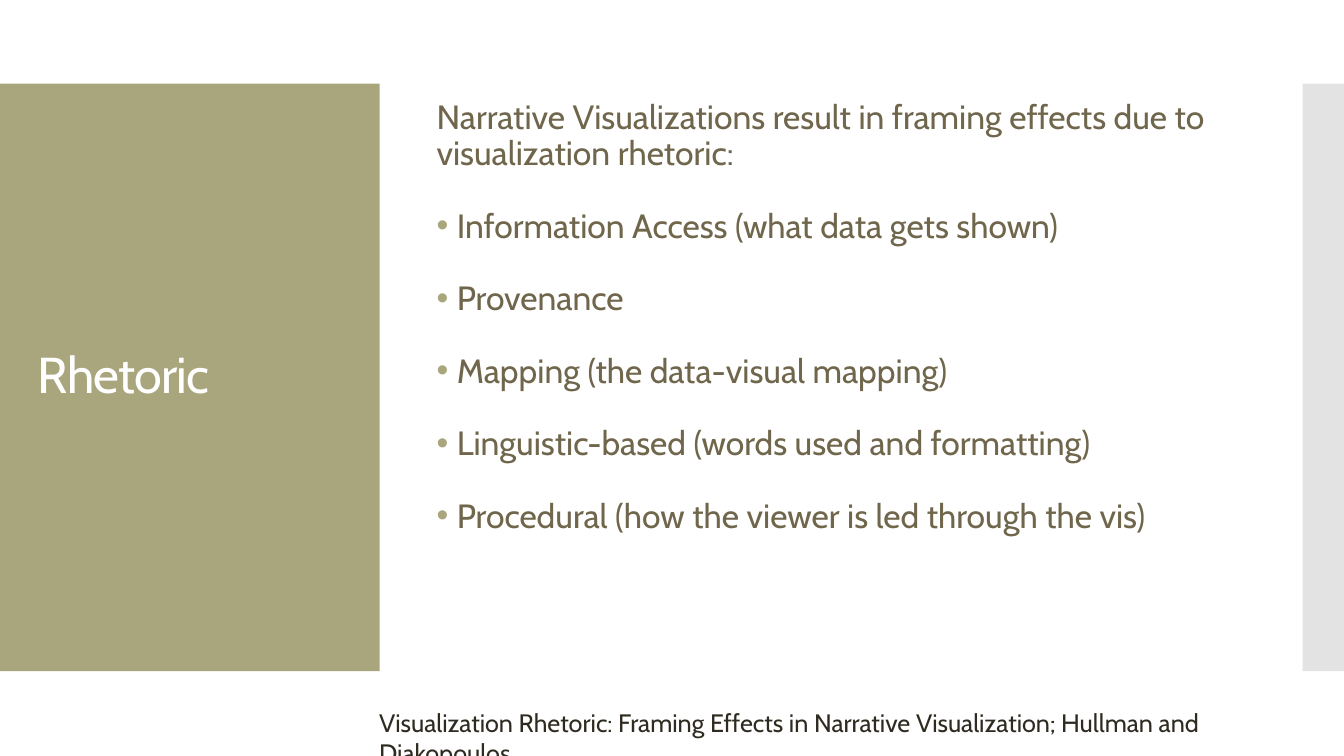
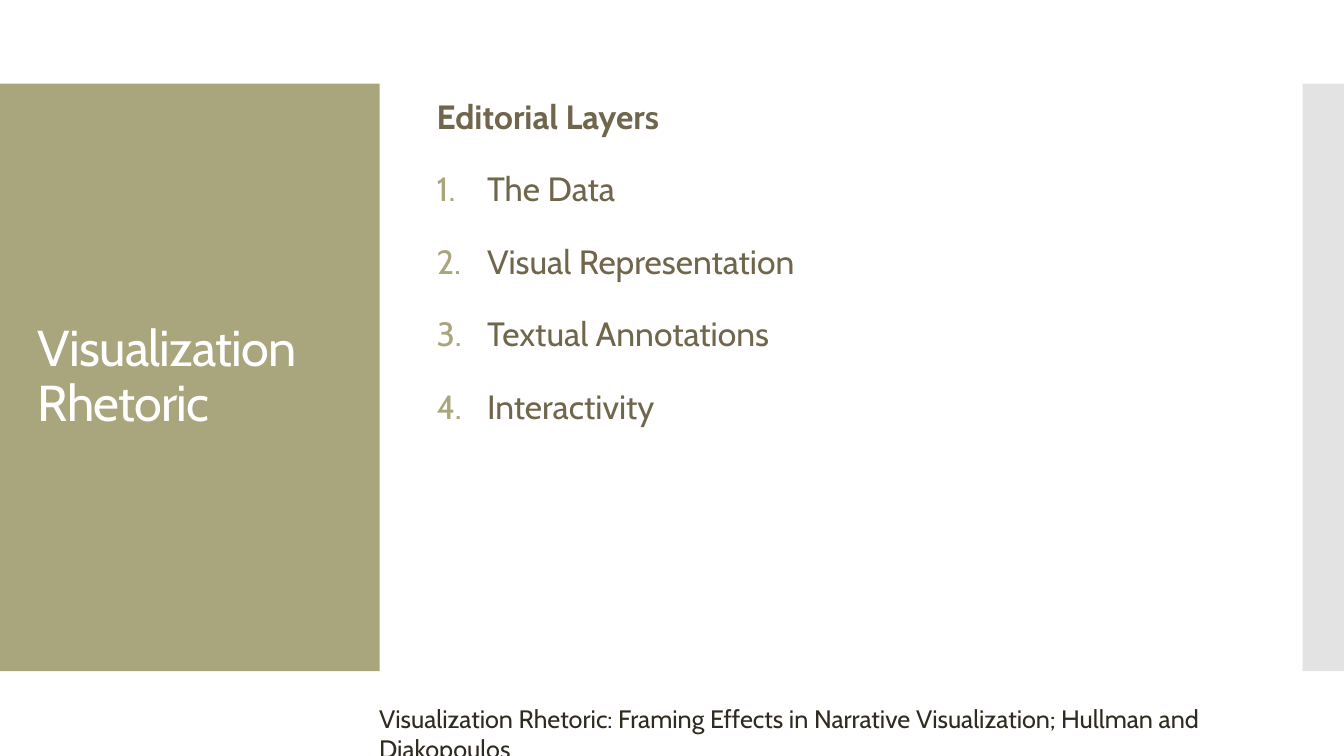
Before and after one commit to amosca01/SDS-CSC109, a slide deck: slide 8 of slides/14-persuasive-vis.pptx (slide 6 before the commit). Drawn at 1344x756 pixels with LibreOffice and Linux fonts; fonts in the diff are those of the drawing. Boxes give left, top, right and bottom in pixels: in the first picture for what was removed or moved away, otherwise in the second. Text is boxed around its words. In the diff, an @@ line names an element or a change of style, - is before the commit and + after.

```diff
--- a/slides/14-persuasive-vis.pptx
+++ b/slides/14-persuasive-vis.pptx
@@ text at box(437, 104, 794, 427): text changed @@
-Narrative Visualizations result in framing effects due to visualization rhetoric:
-• Information Access (what data gets shown)
-• Provenance
-• Mapping (the data-visual mapping)
-• Linguistic-based (words used and formatting)
-• Procedural (how the viewer is led through the vis)
+Editorial Layers
+1. The Data
+2. Visual Representation
+3. Textual Annotations
+4. Interactivity
@@ title at box(38, 328, 296, 422): text changed @@
-Rhetoric
+Visualization Rhetoric
@@ text "Visualization Rhetoric: Framing Effects in ...": place and size @@
-text "Visualization Rhetoric: Framing Effects in ..." at box(379, 713, 1199, 738)
+text "Visualization Rhetoric: Framing Effects in ..." at box(379, 709, 1199, 734)
```
Also in this commit, not shown: 2 other slides changed, 11 slides added, 12 other files.
